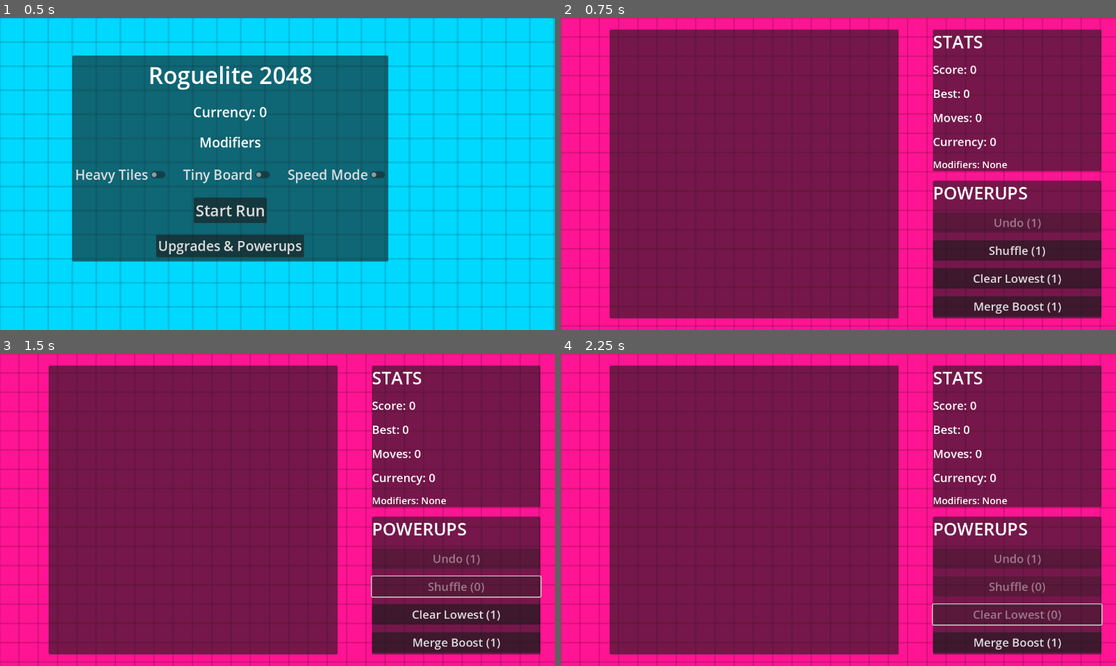
Above: before the commit, frames 1-4 (two rows, left to right).
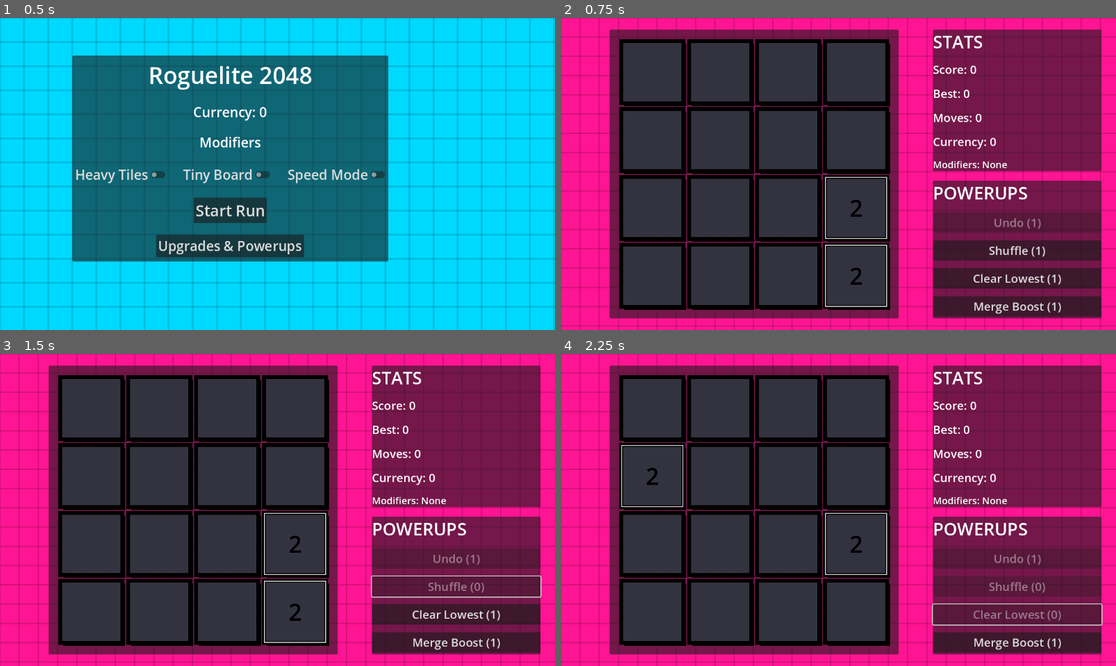
Above: after the commit, the same moments.

Repository: egosashimi/2048-rogue
Game: Godot game, scene res://scenes/Main.tscn
The game is run twice, just before and just after one commit, with the same random seed, the same clock (stepped at 60 frames per second) and the same inputs.
Inputs:
- Up to frame 1 (0.5 s): no input
- Up to frame 2 (0.75 s): click "Start Run" at 0.5 s
- Up to frame 3 (1.5 s): click "Shuffle (1)" at 1.25 s
- Up to frame 4 (2.25 s): click "Clear Lowest (1)" at 2 s

Frame 1 is identical in both runs. In frame 2, 42% of the frame differs, in the area x 10-60%, y 6-94%; in frame 3, 42%; in frame 4, 42%.

Commit message:
attempted bug fixes

Diff:
--- a/scenes/Tile.tscn
+++ b/scenes/Tile.tscn
@@ -7,6 +7,7 @@
 custom_minimum_size = Vector2(80, 80)
 script = ExtResource("1")
 theme = ExtResource("2")
+theme_type_variation = &"Tile"
 
 [node name="MarginContainer" type="MarginContainer" parent="."]
 anchors_preset = 15
--- a/scripts/board_grid.gd
+++ b/scripts/board_grid.gd
@@ -12,7 +12,8 @@
 var _cell_size: Vector2 = Vector2.ZERO
 
 func _ready() -> void:
-	z_index = -1  # Draw behind tiles
+	# Don't set z_index here - tiles are children of this control
+	# The grid will be drawn in _draw() which happens before children render
 	queue_redraw()
 
 func _draw() -> void:
--- a/scripts/game_manager.gd
+++ b/scripts/game_manager.gd
@@ -301,6 +301,7 @@
 	tile.tile_id = state["id"]
 	tile.set_value(value)
 	tile.set_grid_position(grid_pos)
+	tile.z_index = 1  # Ensure tiles render above grid
 	board_container.add_child(tile)
 	tiles[tile.tile_id] = tile
 	tile_positions[tile.tile_id] = grid_pos
@@ -733,7 +734,7 @@
 	var data := PackedByteArray()
 	data.resize(max(frame_count * 2, 0))
 	for i in range(frame_count):
-		var t: float = float(i) / sample.mix_rate
+		var t: float = float(i) / float(sample.mix_rate)
 		var envelope: float = clamp(1.0 - (t / duration), 0.0, 1.0)
 		var raw: float = sin(TAU * frequency * t)
 		var value: int = int(raw * envelope * amplitude * 32767.0)
--- a/scripts/tile.gd
+++ b/scripts/tile.gd
@@ -58,9 +58,22 @@
 	var theme := get_theme()
 	if theme != null:
 		var style_name := _style_name_for_value(value)
+		print("Tile value ", value, " trying style: ", style_name)
+
 		var stylebox := theme.get_stylebox(style_name, "Tile")
 		if stylebox != null:
+			print("  Found stylebox! Type: ", stylebox.get_class())
+			if stylebox is StyleBoxFlat:
+				var flat_style := stylebox as StyleBoxFlat
+				print("  BG Color: ", flat_style.bg_color)
 			add_theme_stylebox_override("panel", stylebox)
+		else:
+			print("  ERROR: No stylebox found for '", style_name, "' in theme!")
+			# Try fallback
+			var fallback := theme.get_stylebox("panel_2", "Tile")
+			if fallback:
+				print("  Using fallback panel_2")
+				add_theme_stylebox_override("panel", fallback)
 
 		# Use dark font for bright backgrounds (yellow, lime, cyan, coral, mint)
 		# Use white font for darker/saturated backgrounds (pink, purple, orange, black)
